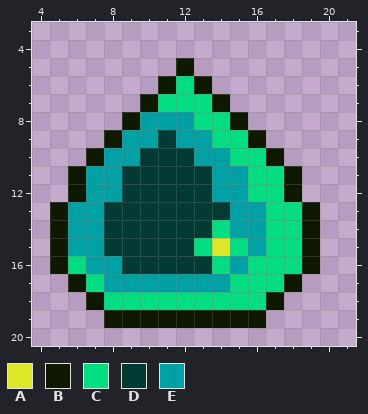
Pixel-art sprite -- resources/images/custom/goalC.png. That is the earlier state.
The file is 24x24 pixels. Shown: x 4..21, y 3..20.
Palette (. is transparent): A #dce725  B #0f1800  C #01dd80  D #013b34  E #00a1a4
Pixels before, first column x 5:
 5 .......B.......
 6 ......BCB......
 7 .....BCCCB.....
 8 ....BEEECCB....
 9 ...BEEDEECCB...
10 ..BEEDDDEECCB..
11 .BEEDDDDDEECCB.
12 .BEEDDDDDEECCB.
13 BEEDDDDDDDEECCB
14 BEEDDDDDDCEECCB
15 BEEDDDDDCACECCB
16 BCEEDDDDDCECCCB
17 .BCEEEEEEECCCB.
18 ..BCCCCCCCCCB..
19 ...BBBBBBBBB...
Now the later version:
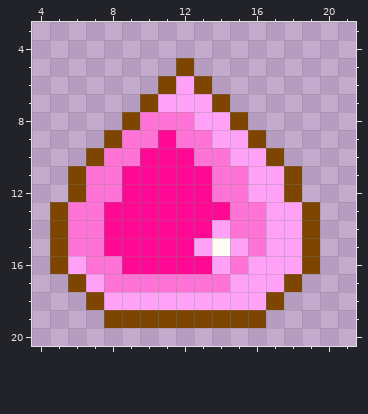
From the commit log: updates goal images for hopefully the last time lol
Difference:
colour A: #dce725 -> #fffcf4
colour B: #0f1800 -> #7d4500
colour C: #01dd80 -> #ffa1f7
colour D: #013b34 -> #ff0894
colour E: #00a1a4 -> #ff73d7
